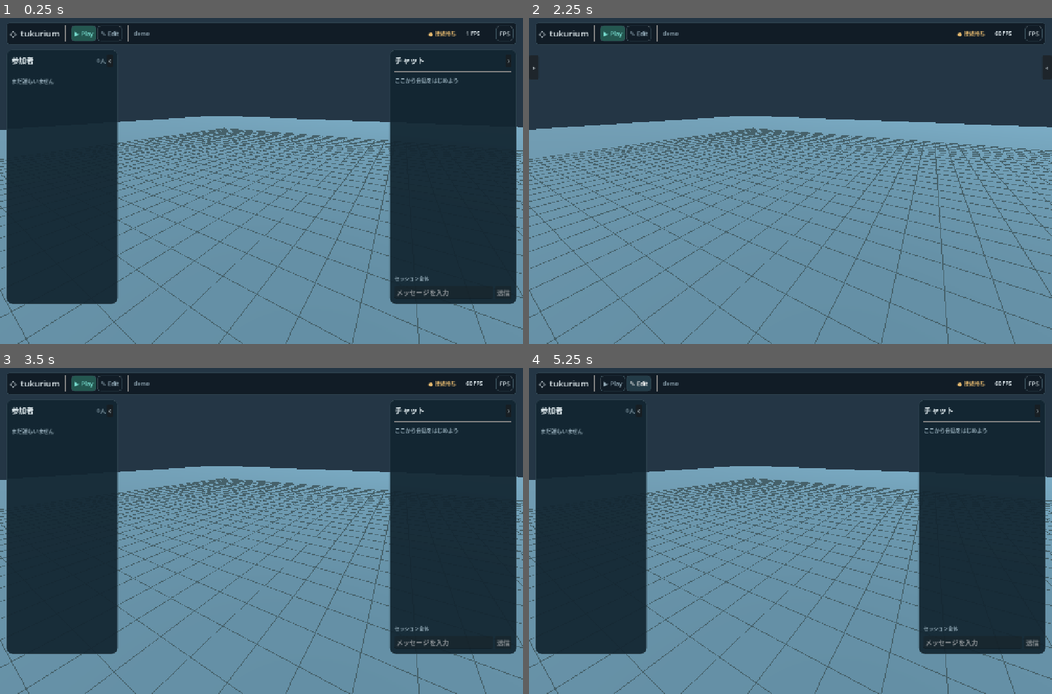
Above: before the commit, frames 1-4 (two rows, left to right).
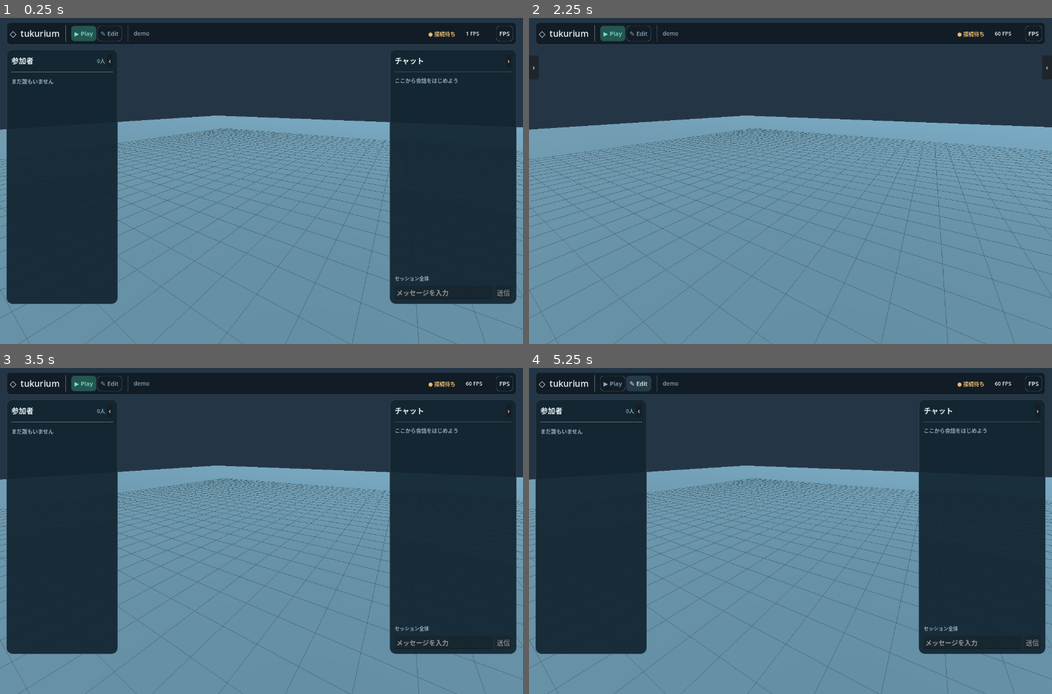
Above: after the commit, the same moments.

Repository: HutsuNoNingen/tukurium
Game: Godot game, scene res://main.tscn
The game is run twice, just before and just after one commit, with the same random seed, the same clock (stepped at 60 frames per second) and the same inputs.
Inputs:
- Up to frame 1 (0.25 s): no input
- Up to frame 2 (2.25 s): click "▶ Play" at 0.5 s; click "▶ Play" at 1.25 s; click "‹" at 2 s
- Up to frame 3 (3.5 s): click "›" at 2.75 s
- Up to frame 4 (5.25 s): click "›" at 3.5 s; click "‹" at 4.25 s; click "✎ Edit" at 5 s

The runs differ from the first frame. In frame 1, 5.6% of the frame differs, in the area x 0-100%, y 1-100%; in frame 2, 7.8%; in frame 3, 5.6%; in frame 4, 5.6%.

Commit message:
Expand client viewport without scaling desktop UI

Diff:
--- a/client-godot/hud_smoke.gd
+++ b/client-godot/hud_smoke.gd
@@ -55,6 +55,19 @@
 	if scene.edit_mode or scene.hud.dock_buttons.inspector.visible: push_error("Startup did not use Play mode"); quit(1); return
 	if not scene.social_panels.left.visible or not scene.social_panels.right.visible: push_error("Session side panels are missing"); quit(1); return
 	if not await until(func(): return scene.social_panels.count_label.text=="1人","Participant list did not receive presence"): quit(1); return
+	var initial_window_size := root.size
+	var initial_canvas_size: Vector2=scene.hud.root.size
+	var initial_bar_height: float=scene.hud.root.get_node("TopBar").size.y
+	var initial_chat_width: float=scene.social_panels.right.size.x
+	root.size=initial_window_size+Vector2i(256,128)
+	await process_frame
+	await process_frame
+	if scene.hud.root.size.x<initial_canvas_size.x+250.0 or scene.hud.root.size.y<initial_canvas_size.y+120.0: push_error("Resizing the client enlarged UI instead of its canvas"); quit(1); return
+	if absf(scene.hud.root.get_node("TopBar").size.y-initial_bar_height)>1.0 or absf(scene.social_panels.right.size.x-initial_chat_width)>1.0: push_error("Top bar or chat panel scaled with the window"); quit(1); return
+	if absf(scene.social_panels.right.get_global_rect().end.x-float(root.size.x)+16.0)>2.0: push_error("Chat panel did not follow the new right edge"); quit(1); return
+	root.size=initial_window_size
+	await process_frame
+	await process_frame
 	for top_button in scene.hud.root.get_node("TopBar").find_children("*", "Button", true, false):
 		if top_button.text in ["ユーザー","セッション"]: push_error("Old top bar entry remains"); quit(1); return
 	click(root.size*0.5)
--- a/client-godot/project.godot
+++ b/client-godot/project.godot
@@ -9,7 +9,7 @@
 window/size/viewport_height=800
 window/size/window_width_override=1280
 window/size/window_height_override=800
-window/stretch/mode="canvas_items"
+window/stretch/mode="disabled"
 
 [rendering]
 renderer/rendering_method="gl_compatibility"
Not shown, changed: guidelines/lessons-learned.md
